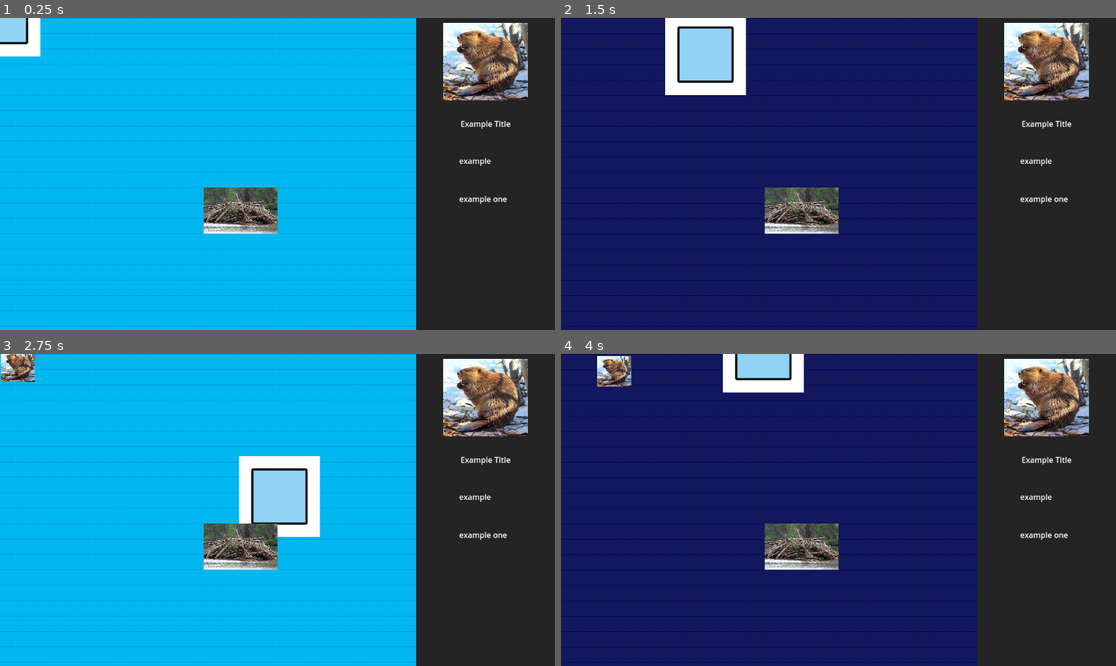
Above: before the commit, frames 1-4 (two rows, left to right).
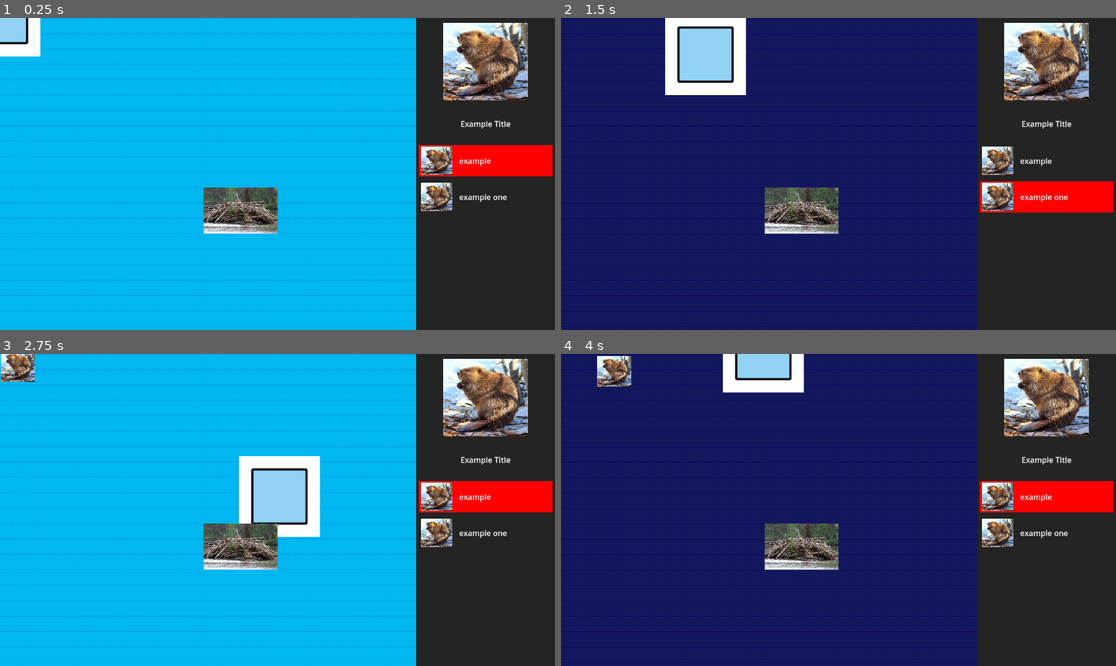
Above: after the commit, the same moments.

Repository: BigWing06/CS3-CapstoneProject
Game: Godot game, scene res://Viewport/Main.tscn
The game is run twice, just before and just after one commit, with the same random seed, the same clock (stepped at 60 frames per second) and the same inputs.
Inputs (mouse positions are in pixels of both pictures, inside the frame that each line leads up to):
- Up to frame 1 (0.25 s): no input
- Up to frame 2 (1.5 s): move the mouse to (960, 158) at 0.52 s; hold D (move_right) 0.53-1.28 s; tap Mouse wheel down (craftingScrollDown, bound only after the … at 0.6 s; tap Mouse wheel up (craftingScrollUp, bound only after the comm… at 0.8, 1.35 s; move the mouse to (727, 189) at 1.27 s; hold S (move_down) from 1.28 s (still down)
- Up to frame 3 (2.75 s): tap Mouse wheel down (craftingScrollDown, bound only after the … at 1.55, 2.1 s; move the mouse to (333, 441) at 2.02 s; release S (move_down) at 2.03 s; hold D (move_right) from 2.03 s (still down); tap Mouse wheel up (craftingScrollUp, bound only after the comm… at 2.3 s
- Up to frame 4 (4 s): move the mouse to (810, 572) at 2.77 s; release D (move_right) at 2.78 s; hold W (move_up) 2.78-3.53 s; tap Mouse wheel up (craftingScrollUp, bound only after the comm… at 2.85, 3.8 s; tap Mouse wheel down (craftingScrollDown, bound only after the … at 3.05, 3.6 s; move the mouse to (1005, 556) at 3.52 s; hold A (move_left) from 3.53 s (still down)

The runs differ from the first frame. In frame 1, 3.0% of the frame differs, in the area x 75-100%, y 40-62%; in frame 2, 2.9%; in frame 3, 3.0%; in frame 4, 3.0%.

Commit message:
Implemented selection in tower building menu

Diff:
--- a/inventory/craftingMenu/craftingMenu.tscn
+++ b/inventory/craftingMenu/craftingMenu.tscn
@@ -70,3 +70,4 @@
 layout_mode = 2
 size_flags_horizontal = 3
 size_flags_vertical = 3
+theme_override_constants/separation = 0
--- a/inventory/craftingMenu/craftingMenuTowerListInstance.tscn
+++ b/inventory/craftingMenu/craftingMenuTowerListInstance.tscn
@@ -1,12 +1,26 @@
-[gd_scene load_steps=2 format=3 uid="uid://dqircrgqtelkr"]
+[gd_scene load_steps=3 format=3 uid="uid://dqircrgqtelkr"]
 
 [ext_resource type="Script" path="res://inventory/craftingMenu/crafting_menu_tower_list_instance.gd" id="1_o6pfn"]
+[ext_resource type="Texture2D" uid="uid://d20g35wds82cd" path="res://Enemy/download.jpg" id="2_pj0g1"]
 
 [node name="root" type="Control"]
 custom_minimum_size = Vector2(0, 75)
 layout_mode = 3
 anchors_preset = 0
 script = ExtResource("1_o6pfn")
+
+[node name="ColorRect" type="ColorRect" parent="."]
+layout_mode = 1
+anchors_preset = -1
+anchor_right = 1.0
+anchor_bottom = 1.0
+offset_left = 5.0
+offset_top = 5.0
+offset_right = -5.0
+offset_bottom = -5.0
+grow_horizontal = 2
+grow_vertical = 2
+color = Color(0.141176, 0.141176, 0.141176, 1)
 
 [node name="HBoxContainer" type="HBoxContainer" parent="."]
 layout_mode = 1
@@ -23,6 +37,8 @@
 [node name="towerDisplay" type="TextureRect" parent="HBoxContainer"]
 custom_minimum_size = Vector2(65, 0)
 layout_mode = 2
+texture = ExtResource("2_pj0g1")
+expand_mode = 5
 
 [node name="Control" type="Control" parent="HBoxContainer"]
 layout_mode = 2
--- a/inventory/craftingMenu/crafting_menu.gd
+++ b/inventory/craftingMenu/crafting_menu.gd
@@ -1,4 +1,6 @@
 extends Control
+
+signal selectedTowerChanged(tower)
 
 var _towerListScene = preload("res://inventory/craftingMenu/craftingMenuTowerListInstance.tscn") #Reference to scene for the tower menu list
 @onready var _towerDisplayList = $scrollContainer/towerDisplayList #Stores refence to towerDispalyList node for use later
@@ -6,9 +8,22 @@
 var _towerTypesJSONPath = "res://gameplayReferences/towerTypes.json"
 var _towerTypesJSONText = FileAccess.get_file_as_string(_towerTypesJSONPath)
 var _towerTypesJSON = JSON.parse_string(_towerTypesJSONText)
+var _towerTypesList = _towerTypesJSON.keys()
+var _selectedTowerType = 0
 
 func _ready() -> void:
-	for key in _towerTypesJSON.keys():
+	for key in _towerTypesList: #Instances the craftingMenuTowerListInstance to create the list in the crafting menu
 		var towerListSceneInstance = _towerListScene.instantiate()
-		towerListSceneInstance.update(_towerTypesJSON[key])
+		towerListSceneInstance.update(key, _towerTypesJSON[key])
+		selectedTowerChanged.connect(towerListSceneInstance.selectedTowerUpdate)
 		_towerDisplayList.add_child(towerListSceneInstance)
+	selectedTowerChanged.emit(_towerTypesList[_selectedTowerType])
+
+func _process(delta: float) -> void:
+	#If statements to change the selected tower on mouse scroll
+	if Input.is_action_just_pressed("craftingScrollDown"):
+		_selectedTowerType = (_selectedTowerType + 1) % len(_towerTypesList)
+		selectedTowerChanged.emit(_towerTypesList[_selectedTowerType])
+	if Input.is_action_just_pressed("craftingScrollUp"):
+		_selectedTowerType = (_selectedTowerType - 1) % len(_towerTypesList)
+		selectedTowerChanged.emit(_towerTypesList[_selectedTowerType])
--- a/inventory/craftingMenu/crafting_menu_tower_list_instance.gd
+++ b/inventory/craftingMenu/crafting_menu_tower_list_instance.gd
@@ -1,4 +1,15 @@
 extends Control
 
-func update(towerPlacementData): #This function is to be called by the ready functionn inn the crafting menu script
-	$HBoxContainer/Control/name.text = towerPlacementData['name']
+var _towerPlacementData
+var _towerType
+
+func update(tower, towerPlacementData): #This function is to be called by the ready functionn in the crafting menu script
+	_towerType = tower
+	_towerPlacementData = towerPlacementData
+	$HBoxContainer/Control/name.text = _towerPlacementData['name']
+
+func selectedTowerUpdate(tower): #This function is to be connected to the selectedTowerChanged signal in the crafting menu scipt, it updates the instance to reflect which tower is being placed
+	if tower == _towerType:
+		$ColorRect.color = Color(1, 0, 0)
+	else:
+		$ColorRect.color = Color(0.14, 0.14, 0.14)
--- a/project.godot
+++ b/project.godot
@@ -41,6 +41,16 @@
 "events": [Object(InputEventKey,"resource_local_to_scene":false,"resource_name":"","device":-1,"window_id":0,"alt_press …(192 unchanged characters)…
 ]
 }
+craftingScrollUp={
+"deadzone": 0.5,
+"events": [Object(InputEventMouseButton,"resource_local_to_scene":false,"resource_name":"","device":-1,"window_id":0,"alt_pressed":false,"shift_pressed":false,"ctrl_pressed":false,"meta_pressed":false,"button_mask":0,"position":Vector2(0, 0),"global_position":Vector2(0, 0),"factor":1.0,"button_index":4,"canceled":false,"pressed":false,"double_click":false,"script":null)
+]
+}
+craftingScrollDown={
+"deadzone": 0.5,
+"events": [Object(InputEventMouseButton,"resource_local_to_scene":false,"resource_name":"","device":-1,"window_id":0,"alt_pressed":false,"shift_pressed":false,"ctrl_pressed":false,"meta_pressed":false,"button_mask":0,"position":Vector2(0, 0),"global_position":Vector2(0, 0),"factor":1.0,"button_index":5,"canceled":false,"pressed":false,"double_click":false,"script":null)
+]
+}
 
 [layer_names]
 
